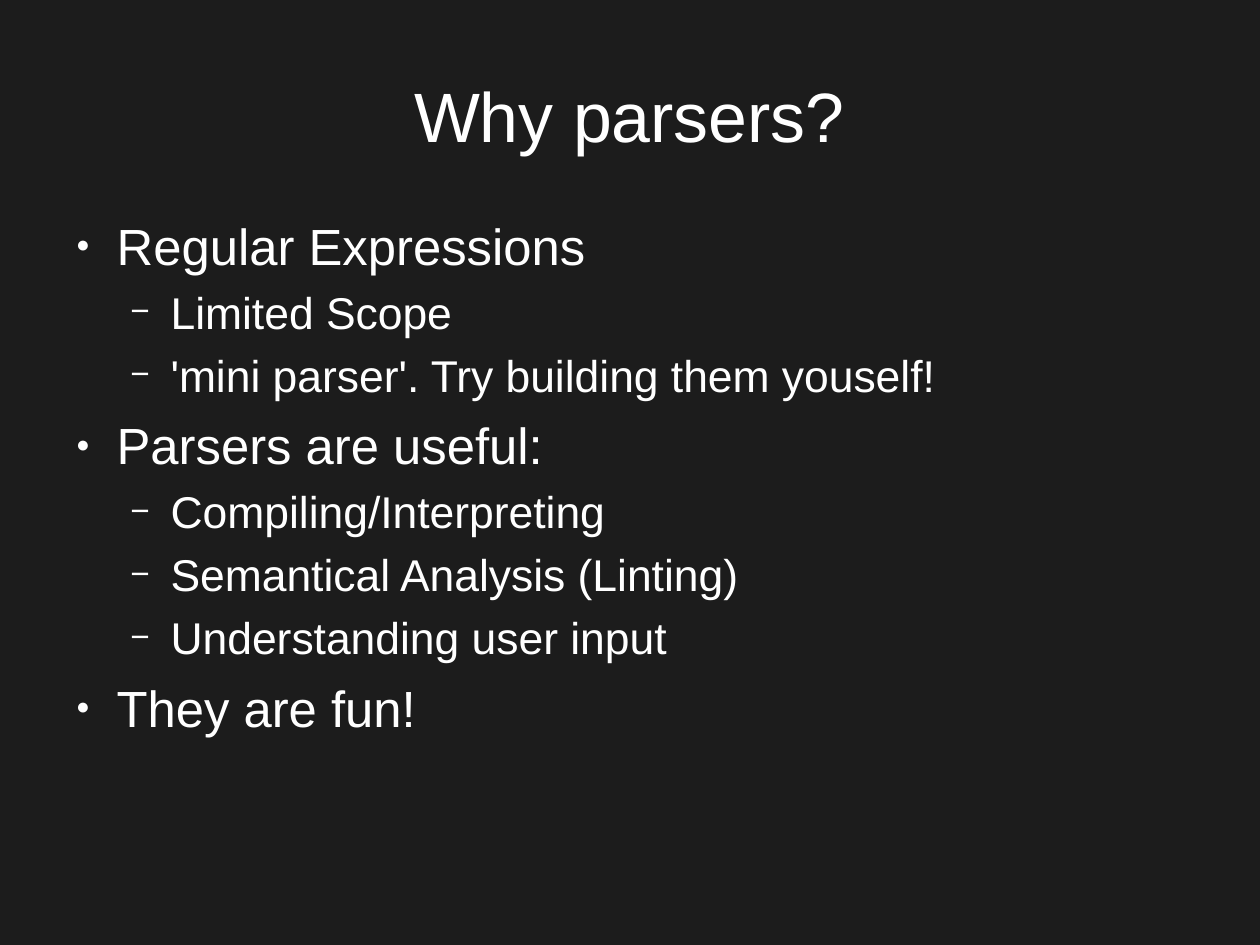
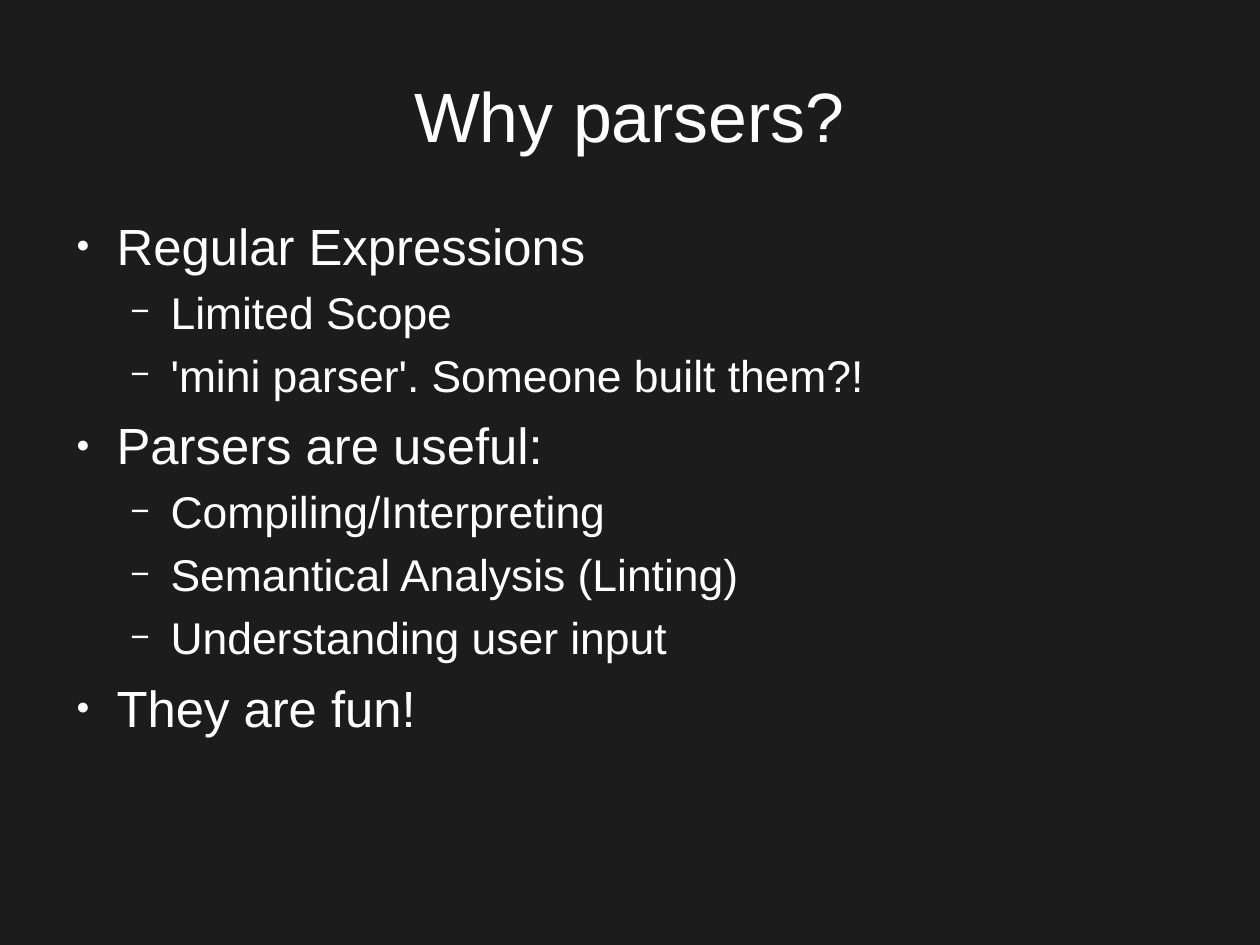
Before and after one commit to Qqwy/cc_pc, a slide deck: slide 4 of presentation2.odp (slide 3 before the commit). Drawn at 1260x945 pixels with LibreOffice and Linux fonts; fonts in the diff are those of the drawing. Boxes give left, top, right and bottom in pixels: in the first picture for what was removed or moved away, otherwise in the second. Text is boxed around its words. In the diff, an @@ line names an element or a change of style, - is before the commit and + after.

```diff
--- a/presentation2.odp
+++ b/presentation2.odp
@@ text at [171, 359, 864, 401]: text changed @@
-  − 'mini parser'. Try building them youself!
+  − 'mini parser'. Someone built them?!
```
Also in this commit, not shown: 10 other slides changed, 10 slides added, 1 slide removed, 2 other files.
